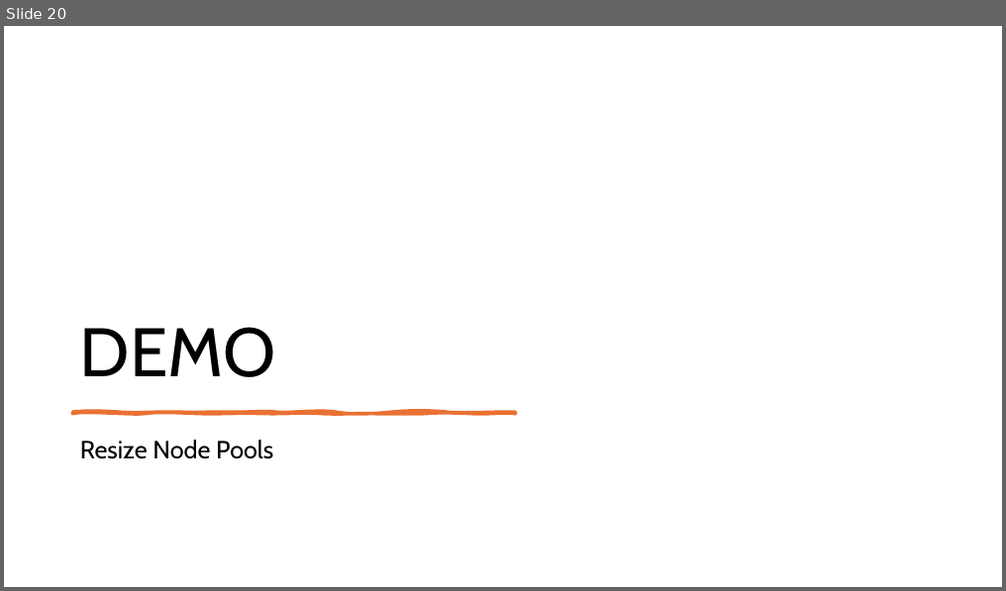
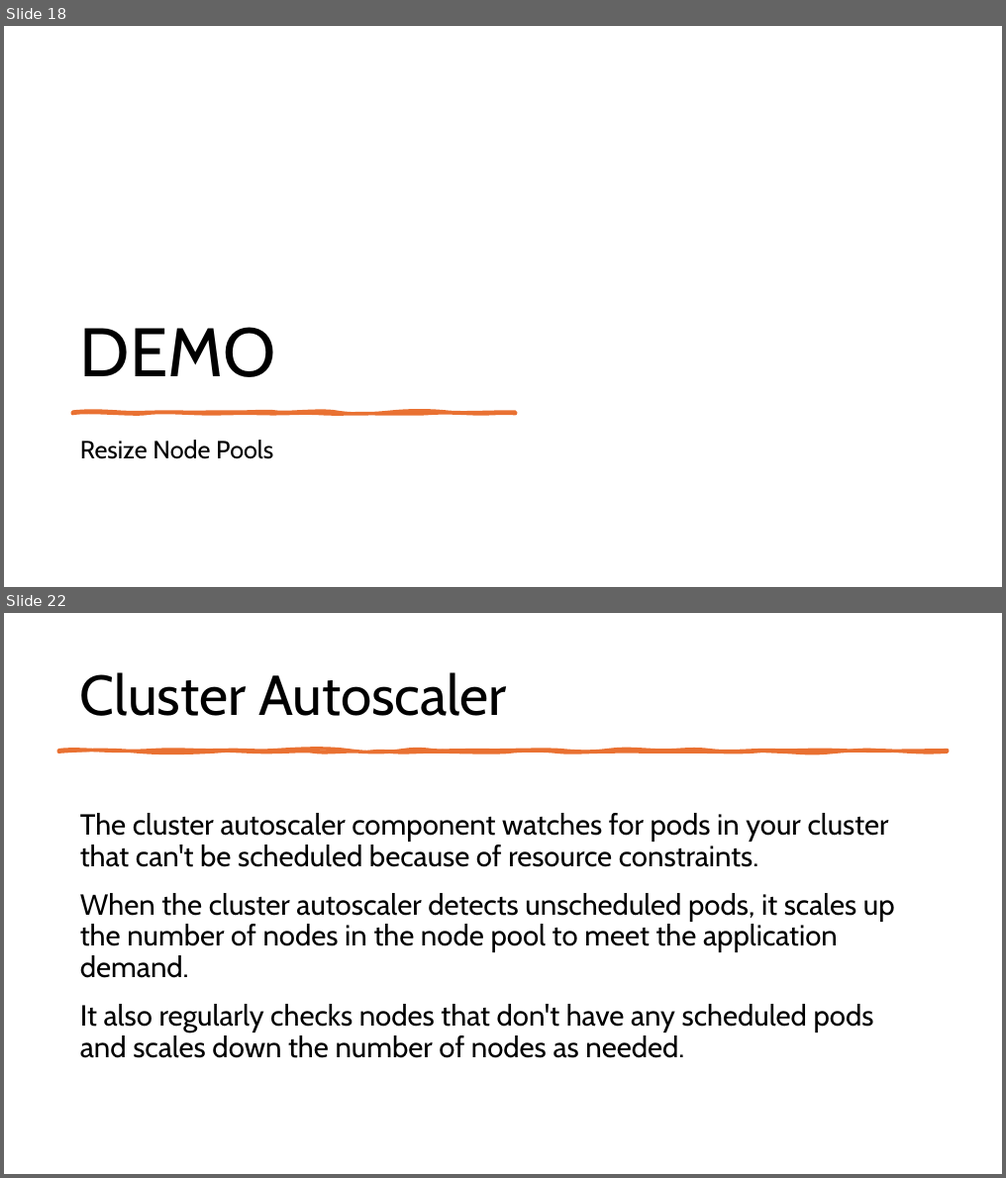
Before and after one commit to fhbilgen/AKSWorkshop, a slide deck: AKS_02_Node_Pools.pptx. Shown one above the other, each under a label of ours: slide 20 before the commit, slides 18 and 22 after it; the slides between them are not shown. The pictures are 1006x591 and 1006x1178 pixels, drawn with LibreOffice and Linux fonts; fonts in the diff are those of the drawing. Boxes give left, top, right and bottom in pixels: in the first picture for what was removed or moved away, otherwise in the second. Text is boxed around its words. In the diff, an @@ line names an element or a change of style, - is before the commit and + after.

Commit message:
AutoScaler and Node connection

```diff
--- a/AKS_02_Node_Pools.pptx
+++ b/AKS_02_Node_Pools.pptx
@@ slide 22 added at [4,613,1002,1174], background #FFFFFF @@
@@ title added at [80,672,507,716], 54 pt, text #000000 @@
+Cluster Autoscaler
@@ freeform shape added at [58,750,947,752], fill #E97132, outline #E97132 3.25 pt @@
@@ text added at [80,813,895,1059], 28 pt, text #000000 @@
+The cluster autoscaler component watches for pods in your cluster that can't be scheduled because of resource constraints.
+When the cluster autoscaler detects unscheduled pods, it scales up the number of nodes in the node pool to meet the application demand.
+It also regularly checks nodes that don't have any scheduled pods and scales down the number of nodes as needed.
@@ what was slide 20 is now slide 18 @@
```
Also in this commit, not shown: 1 slide changed, 10 other slides added, 5 other files.
